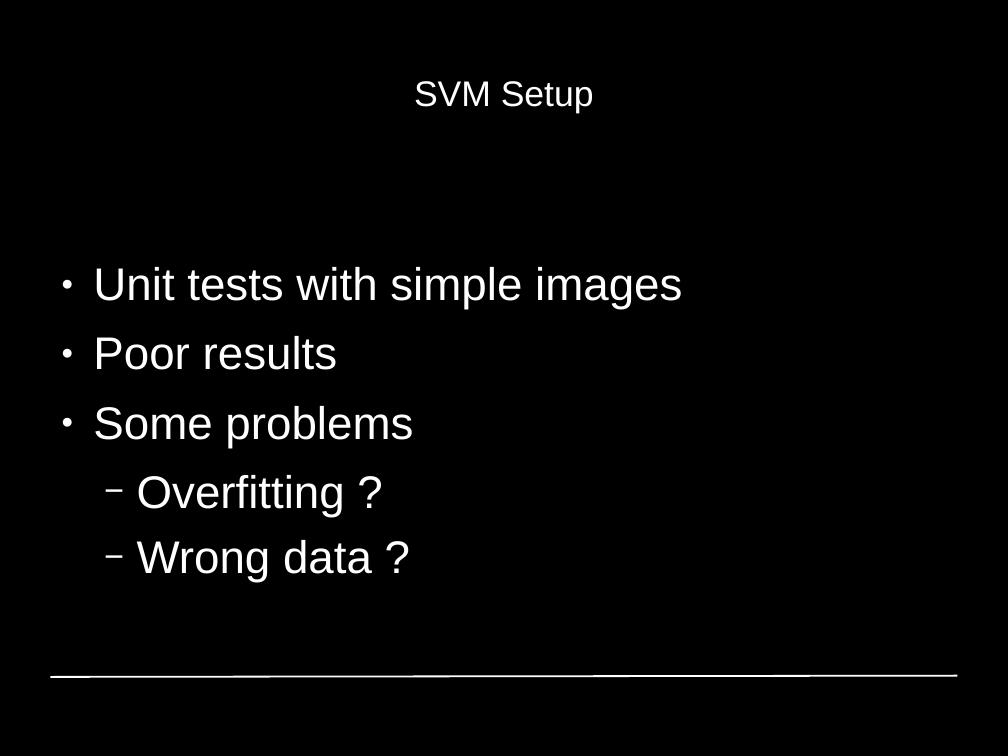
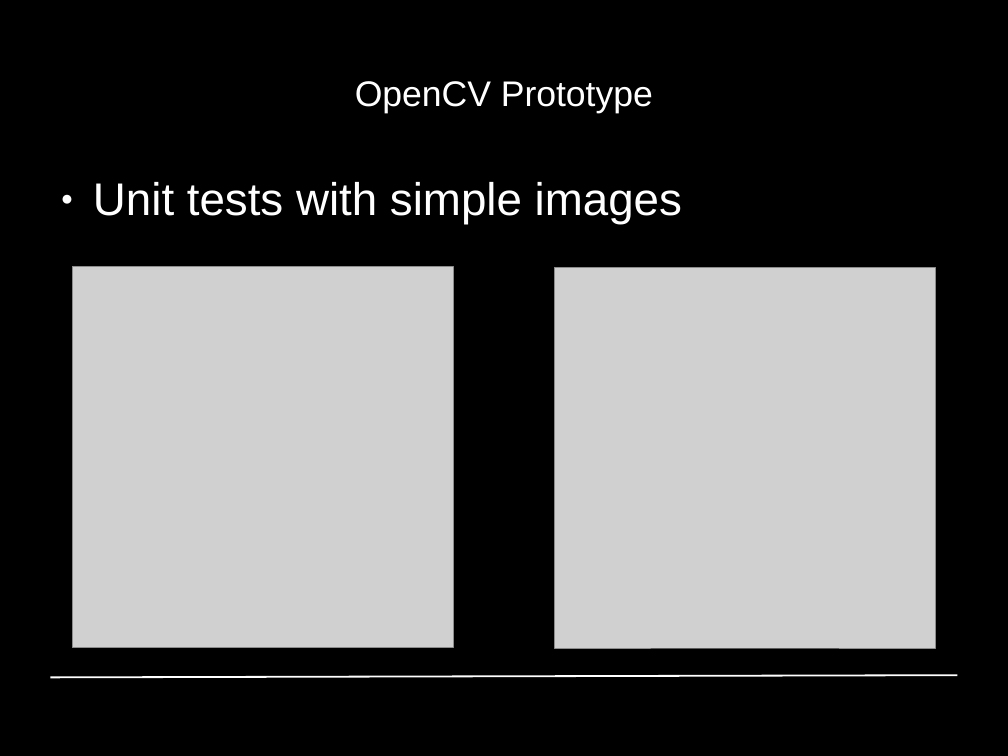
Before and after one commit to GiannisPapadopoulos/DiscriminativePatches, a slide deck: slide 4 of presentations/period1/MAI_Project1_Group4_stefan.ppt. Drawn at 1008x756 pixels with LibreOffice and Linux fonts; fonts in the diff are those of the drawing; grey boxes stand for pictures; background and template pictures are left out. Boxes give left, top, right and bottom in pixels: in the first picture for what was removed or moved away, otherwise in the second. Text is boxed around its words. In the diff, an @@ line names an element or a change of style, - is before the commit and + after.

Commit message:
update

```diff
--- a/presentations/period1/MAI_Project1_Group4_stefan.ppt
+++ b/presentations/period1/MAI_Project1_Group4_stefan.ppt
@@ title at (355, 81, 653, 113): text changed @@
-SVM Setup
+OpenCV Prototype
@@ text "Unit tests with simple images" at (93, 182, 682, 224): vertical alignment middle to top @@
@@ picture added at (72, 266, 454, 648) @@
@@ picture added at (554, 267, 936, 649) @@
@@ text at (93, 336, 413, 582): paragraphs removed @@
-● Poor results
-● Some problems
-  − Overfitting ?
-  − Wrong data ?
```
Also in this commit, not shown: 1 other slide changed, 4 slides added, 2 slides removed.
